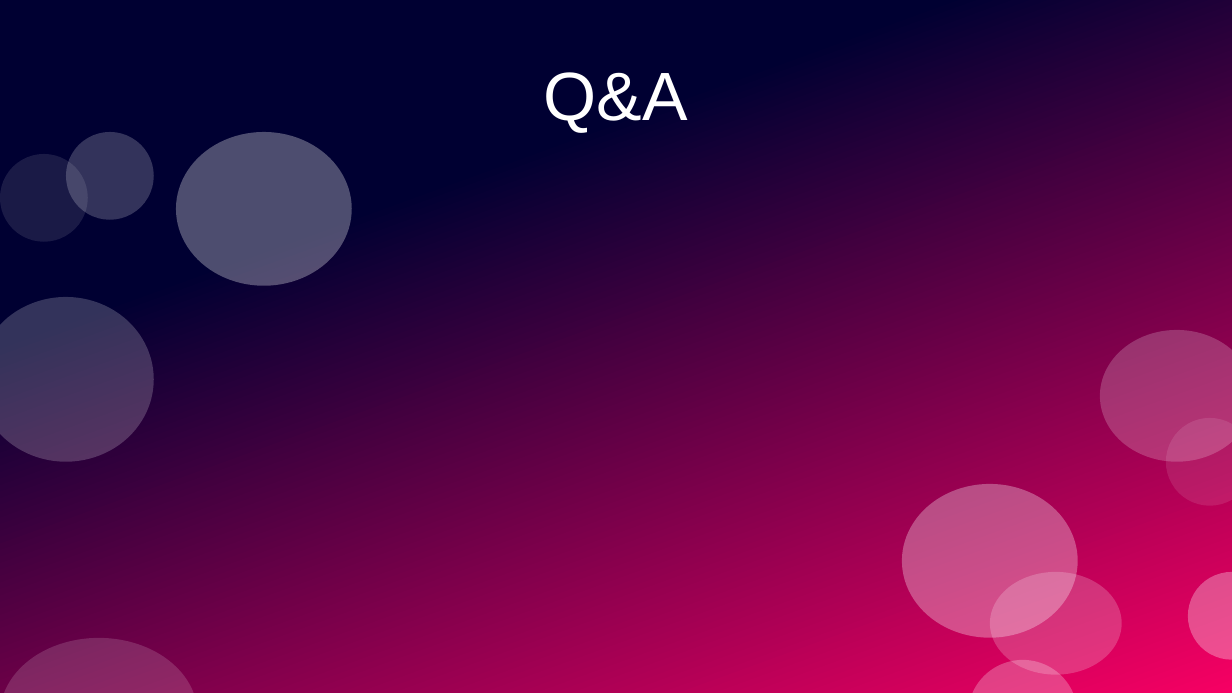
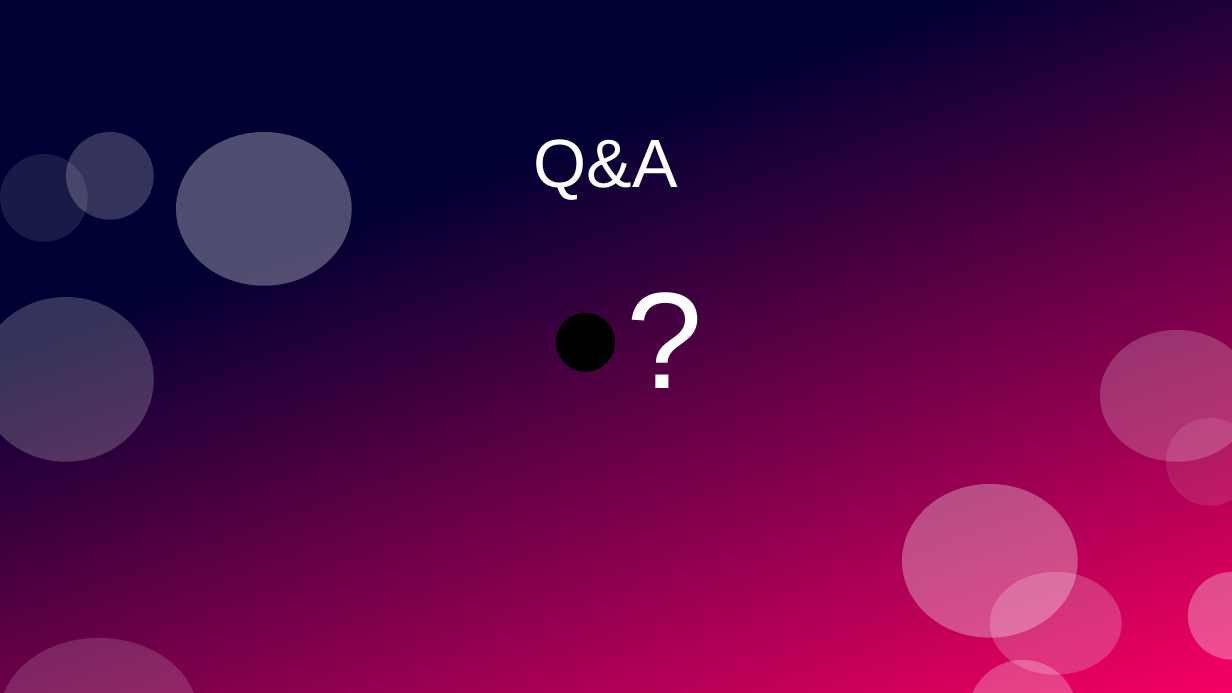
Before and after one commit to PrototypeProto/COP_4331_Small-Project, a slide deck: slide 15 of Pres.pptx (slide 13 before the commit). Drawn at 1232x693 pixels with LibreOffice and Linux fonts; fonts in the diff are those of the drawing. Boxes give left, top, right and bottom in pixels: in the first picture for what was removed or moved away, otherwise in the second. Text is boxed around its words. In the diff, an @@ line names an element or a change of style, - is before the commit and + after.

```diff
--- a/Pres.pptx
+++ b/Pres.pptx
@@ title "Q&A": place and size @@
-title "Q&A" at bbox=[544, 72, 688, 133]
+title "Q&A" at bbox=[534, 139, 678, 200]
@@ text added at bbox=[531, 252, 777, 419], 88.3 pt, text #FFFFFF @@
+● ?
```
Also in this commit, not shown: 6 other slides changed, 6 slides added, 4 slides removed.
